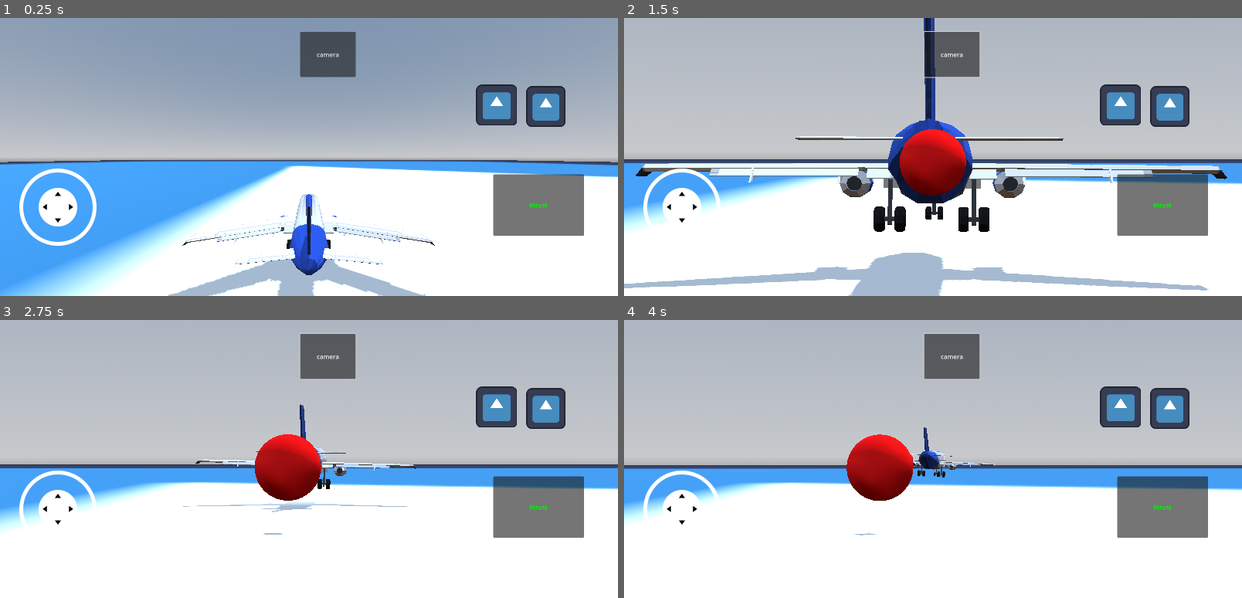
Above: before the commit, frames 1-4 (two rows, left to right).
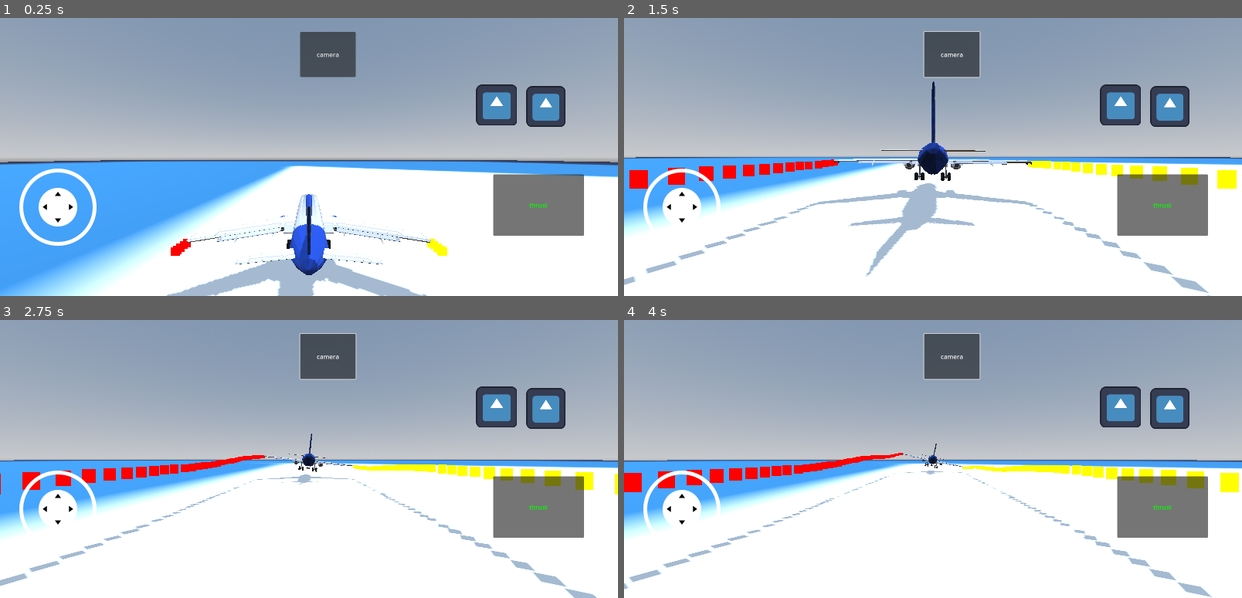
Above: after the commit, the same moments.

Repository: shahriarlabib000/Godot-RigidBody3D-Airplane
Game: Godot game, scene res://main.tscn
Same seed, same stepped clock (60 frames per second), same inputs: the game is played once before the commit and once after it. The engine's default icon, where the game draws it, is replaced by a stand-in: a white triangle on a blue panel in a dark square.
Inputs (mouse positions are in pixels of both pictures, inside the frame that each line leads up to):
- Up to frame 1 (0.25 s): no input
- Up to frame 2 (1.5 s): click "camera" at 0.5 s; move the mouse to (1068, 143) at 1.27 s; hold Right (ui_right) from 1.28 s (still down); click (1068, 143) at 1.42 s
- Up to frame 3 (2.75 s): release Right (ui_right) at 2 s; drag from (185, 472) to (278, 514) at 2.02 s
- Up to frame 4 (4 s): move the mouse to (994, 397) at 2.77 s; hold Right (ui_right) 2.78-3.5 s; drag from (902, 514) to (747, 417) at 3.52 s

The runs differ from the first frame. In frame 1, 0.4% of the frame differs, in the area x 26-73%, y 79-100%; in frame 2, 51%, in the area x 0-100%, y 0-100%; in frame 3, 43%; in frame 4, 43%.

Commit message:
improvements i think

Diff:
--- a/airplane.gd
+++ b/airplane.gd
@@ -9,9 +9,9 @@
 func _physics_process(_delta: float) -> void:
 	#$camMount.global_position=global_position
 	var dir=Input.get_axis("ui_right","ui_left")
+	apply_torque(basis.z * dir)
+	dir= Input.get_axis("roll_right","roll_left")
 	apply_torque(basis.y * dir * 20)
-	dir= Input.get_axis("roll_right","roll_left")
-	apply_torque(basis.z * dir * 10)
 	dir= Input.get_axis("ui_up","ui_down")
 	apply_torque(basis.x * dir * 20)
 
--- a/airplane.tscn
+++ b/airplane.tscn
@@ -1,7 +1,8 @@
-[gd_scene load_steps=5 format=3 uid="uid://c4p0rpkt0hybf"]
+[gd_scene load_steps=10 format=3 uid="uid://c4p0rpkt0hybf"]
 
 [ext_resource type="Script" path="res://airplane.gd" id="1_8g6t8"]
 [ext_resource type="PackedScene" uid="uid://b4fm4p0fmllgd" path="res://Airplane.glb" id="1_qf2qa"]
+[ext_resource type="Script" path="res://cam_mount.gd" id="3_abnb0"]
 
 [sub_resource type="CapsuleShape3D" id="CapsuleShape3D_l0yls"]
 radius = 1.5
@@ -10,10 +11,34 @@
 [sub_resource type="BoxShape3D" id="BoxShape3D_fr3fx"]
 size = Vector3(4.5, 1, 7)
 
+[sub_resource type="StandardMaterial3D" id="StandardMaterial3D_246an"]
+shading_mode = 0
+albedo_color = Color(1, 1, 0, 1)
+billboard_mode = 3
+particles_anim_h_frames = 1
+particles_anim_v_frames = 1
+particles_anim_loop = false
+
+[sub_resource type="QuadMesh" id="QuadMesh_if2pb"]
+material = SubResource("StandardMaterial3D_246an")
+size = Vector2(0.5, 0.5)
+
+[sub_resource type="StandardMaterial3D" id="StandardMaterial3D_h4em7"]
+shading_mode = 0
+albedo_color = Color(1, 0, 0, 1)
+billboard_mode = 3
+particles_anim_h_frames = 1
+particles_anim_v_frames = 1
+particles_anim_loop = false
+
+[sub_resource type="QuadMesh" id="QuadMesh_qsja1"]
+material = SubResource("StandardMaterial3D_h4em7")
+size = Vector2(0.5, 0.5)
+
 [node name="Airplane" type="RigidBody3D"]
 gravity_scale = 0.0
-linear_damp = 1.0
-angular_damp = 10.0
+linear_damp = 3.0
+angular_damp = 3.0
 script = ExtResource("1_8g6t8")
 
 [node name="bodyCollider" type="CollisionShape3D" parent="."]
@@ -28,6 +53,21 @@
 shape = SubResource("BoxShape3D_fr3fx")
 
 [node name="camMount" type="Node3D" parent="."]
+script = ExtResource("3_abnb0")
 
 [node name="Camera3D" type="Camera3D" parent="camMount"]
 transform = Transform3D(1, 0, 0, 0, 1, 0, 0, 0, 1, 0, 5, 15)
+
+[node name="CPUParticles3D" type="CPUParticles3D" parent="."]
+transform = Transform3D(1, 0, 0, 0, 1, 0, 0, 0, 1, 7.75192, -0.47121, 3.49557)
+amount = 100
+lifetime = 5.0
+mesh = SubResource("QuadMesh_if2pb")
+gravity = Vector3(0, 0, 0)
+
+[node name="CPUParticles3D2" type="CPUParticles3D" parent="."]
+transform = Transform3D(1, 0, 0, 0, 1, 0, 0, 0, 1, -7.752, -0.471, 3.496)
+amount = 100
+lifetime = 5.0
+mesh = SubResource("QuadMesh_qsja1")
+gravity = Vector3(0, 0, 0)
--- /dev/null
+++ b/cam_mount.gd
@@ -0,0 +1,6 @@
+extends Node3D
+
+func _unhandled_input(event: InputEvent) -> void:
+	if event is InputEventScreenDrag:
+		rotation.x += event.relative.y * 0.01
+		rotation.y -= event.relative.x * 0.01
--- a/main.gd
+++ b/main.gd
@@ -1,8 +1,5 @@
 extends Node3D
 var point=preload("res://point.tscn")
-func _ready() -> void:
-	$Camera3D.current=true
-	$Camera3D.current=false
 
 func _on_timer_timeout() -> void:
 	var inst=point.instantiate()
@@ -11,8 +8,9 @@
 
 func _physics_process(_delta: float) -> void:
 	$Camera3D.look_at($Airplane.position)
+	$Camera3D.fov= clamp(75 -($Camera3D.position.distance_to($Airplane.position)/5),5,179)
+
 
 
 func _on_button_2_pressed() -> void:
 	$Camera3D.current=!$Camera3D.current
-	$Camera3D.fov=       100 /   position.distance_to($Airplane.position)
--- a/main.tscn
+++ b/main.tscn
@@ -19,6 +19,12 @@
 
 [sub_resource type="StandardMaterial3D" id="StandardMaterial3D_85b8m"]
 albedo_texture = ExtResource("1_7eku0")
+
+[sub_resource type="StandardMaterial3D" id="StandardMaterial3D_r05ml"]
+albedo_color = Color(0, 0, 0, 1)
+
+[sub_resource type="PrismMesh" id="PrismMesh_ldjwk"]
+material = SubResource("StandardMaterial3D_r05ml")
 
 [node name="main" type="Node3D"]
 script = ExtResource("1_0cugb")
@@ -72,13 +78,6 @@
 offset_bottom = 153.0
 text = "camera"
 
-[node name="rollLeft" type="TouchScreenButton" parent="ui"]
-position = Vector2(1233, 173)
-scale = Vector2(0.828125, 0.828125)
-texture_normal = ExtResource("1_7eku0")
-texture_pressed = ExtResource("1_7eku0")
-action = "roll_left"
-
 [node name="rollRight" type="TouchScreenButton" parent="ui"]
 position = Vector2(1363, 177)
 scale = Vector2(0.789062, 0.820312)
@@ -86,12 +85,30 @@
 texture_pressed = ExtResource("1_7eku0")
 action = "roll_right"
 
+[node name="Control" type="Control" parent="ui"]
+layout_mode = 3
+anchors_preset = 0
+offset_left = 1209.0
+offset_top = 133.0
+offset_right = 1539.0
+offset_bottom = 340.0
+
+[node name="rollLeft" type="TouchScreenButton" parent="ui/Control"]
+position = Vector2(24, 40)
+scale = Vector2(0.828125, 0.828125)
+texture_normal = ExtResource("1_7eku0")
+texture_pressed = ExtResource("1_7eku0")
+action = "roll_left"
+
 [node name="Timer" type="Timer" parent="."]
-autostart = true
 
 [node name="Camera3D" type="Camera3D" parent="."]
 transform = Transform3D(1, 0, 0, 0, 1, 0, 0, 0, 1, 0, 4.00111, 0)
 
+[node name="MeshInstance3D" type="MeshInstance3D" parent="Camera3D"]
+transform = Transform3D(1, 0, 0, 0, -4.37114e-08, -1, 0, 1, -4.37114e-08, 0, 0, 0)
+mesh = SubResource("PrismMesh_ldjwk")
+
 [connection signal="pressed" from="ui/Button" to="Airplane" method="_on_button_pressed"]
 [connection signal="pressed" from="ui/Button2" to="." method="_on_button_2_pressed"]
 [connection signal="timeout" from="Timer" to="." method="_on_timer_timeout"]
Not shown: 1 places in main.tscn that only renumber resources
